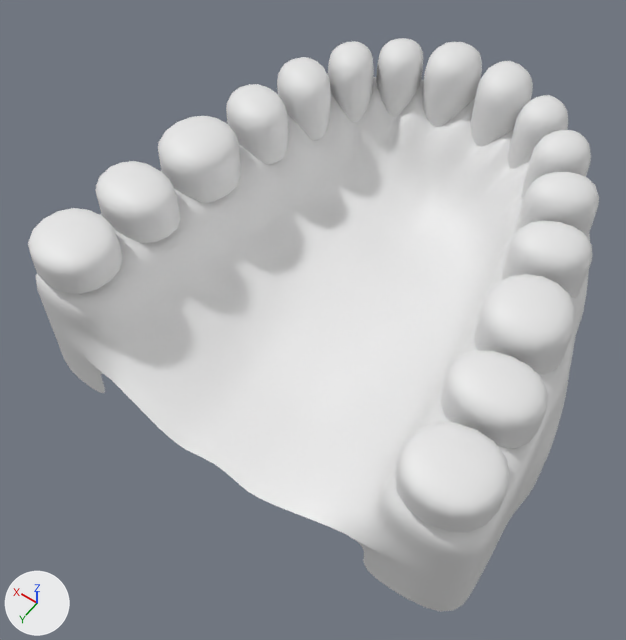
The Blender file FinishedModelFullTeethScaledRelaxed.blend as it was, and as the next commit left it.
Both versions are drawn from a 50 mm lens placed at (-0.648, 0.645, 1.392), pointed at (0.031, -0.305, -0.102). Arrows for +X, +Y and +Z are at lower left; the lights stay in place.

Before the edit, the objects in view are built like this:
```python
me_cylinder_002 = bpy.data.meshes.new('Cylinder.002')
me_cylinder_002.from_pydata(...)  # 279 vertices, 232 faces; spans x 0.0..0.54, y -1.01..0.084, z -0.266..0.24
me_cylinder_002.polygons.foreach_set('use_smooth', [True] * 232)
ob_cylinder = bpy.data.objects.new('Cylinder', me_cylinder_002)
ob_cylinder.location = (0.0, 0.0, 0.0)
_m = ob_cylinder.modifiers.new('Mirror', 'MIRROR')
_m.use_clip = True
_m = ob_cylinder.modifiers.new('Subsurf', 'SUBSURF')
_m.levels = 2
```
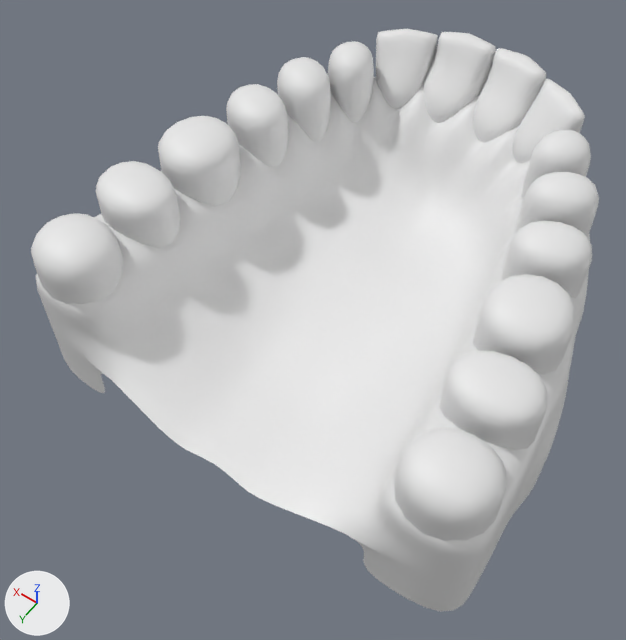
Commit message: Made 2 more teeth.

Where the change shows, as pixel boxes [x1, y1, x2, y2] in the pictures (626 x 640 px):
```json
{"object": "Cylinder", "change": "reshaped", "before": [28, 38, 599, 612], "after": [31, 29, 599, 612]}
{"part": 1, "of": "me_cylinder_002", "change": "rebuilt", "before": [376, 38, 568, 169], "after": [376, 29, 585, 163]}
{"part": 2, "of": "me_cylinder_002", "change": "built on", "before": [28, 42, 594, 532], "after": [31, 32, 593, 541]}
```

The change, as JSON lines over the scene's bpy script:
```json
{"block": "me_cylinder_002", "where": "# used by ob_cylinder; location = (0.0, 0.0, 0.0)"}
{"op": "remove", "block": "me_cylinder_002", "code": "me_cylinder_002.from_pydata(...)  # 279 vertices, 232 faces; spans x 0.0..0.54, y -1.01..0.084, z -0.266..0.24"}
{"op": "add", "block": "me_cylinder_002", "code": "me_cylinder_002.from_pydata(...)  # 321 vertices, 270 faces; spans x 0.0..0.54, y -1.01..0.084, z -0.266..0.23"}
{"block": "me_cylinder_002", "change": "me_cylinder_002 part 1: the loose piece of 12 vertices spanning x 0.113..0.269, y -0.961..-0.783, z 0.063..0.23 is rebuilt with 33 vertices and now spans x 0.123..0.264, y -0.965..-0.805, z 0.024..0.223"}
{"block": "me_cylinder_002", "change": "me_cylinder_002 part 2"}
{"block": "me_cylinder_002", "change": "10 vertices are removed from x 0.001..0.147, y -1.0..-0.816, z 0.063..0.24"}
{"block": "me_cylinder_002", "change": "9 faces are deleted"}
{"block": "me_cylinder_002", "change": "28 vertices in x 0.189..0.54, y -0.88..0.049, z 0.063..0.107 move by (0.0, 0.0, -0.04)"}
{"block": "me_cylinder_002", "change": "31 vertices are added at x 0.001..0.147, y -1.01..-0.832, z 0.024..0.23"}
{"block": "me_cylinder_002", "change": "28 new faces join them"}
```
